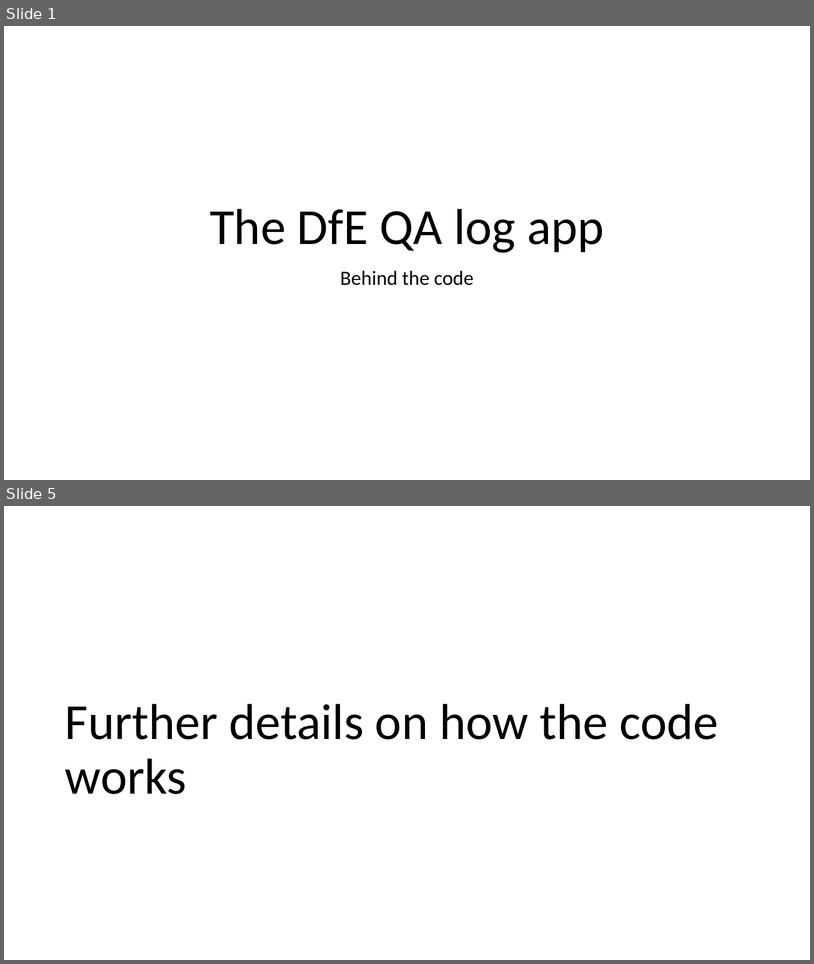
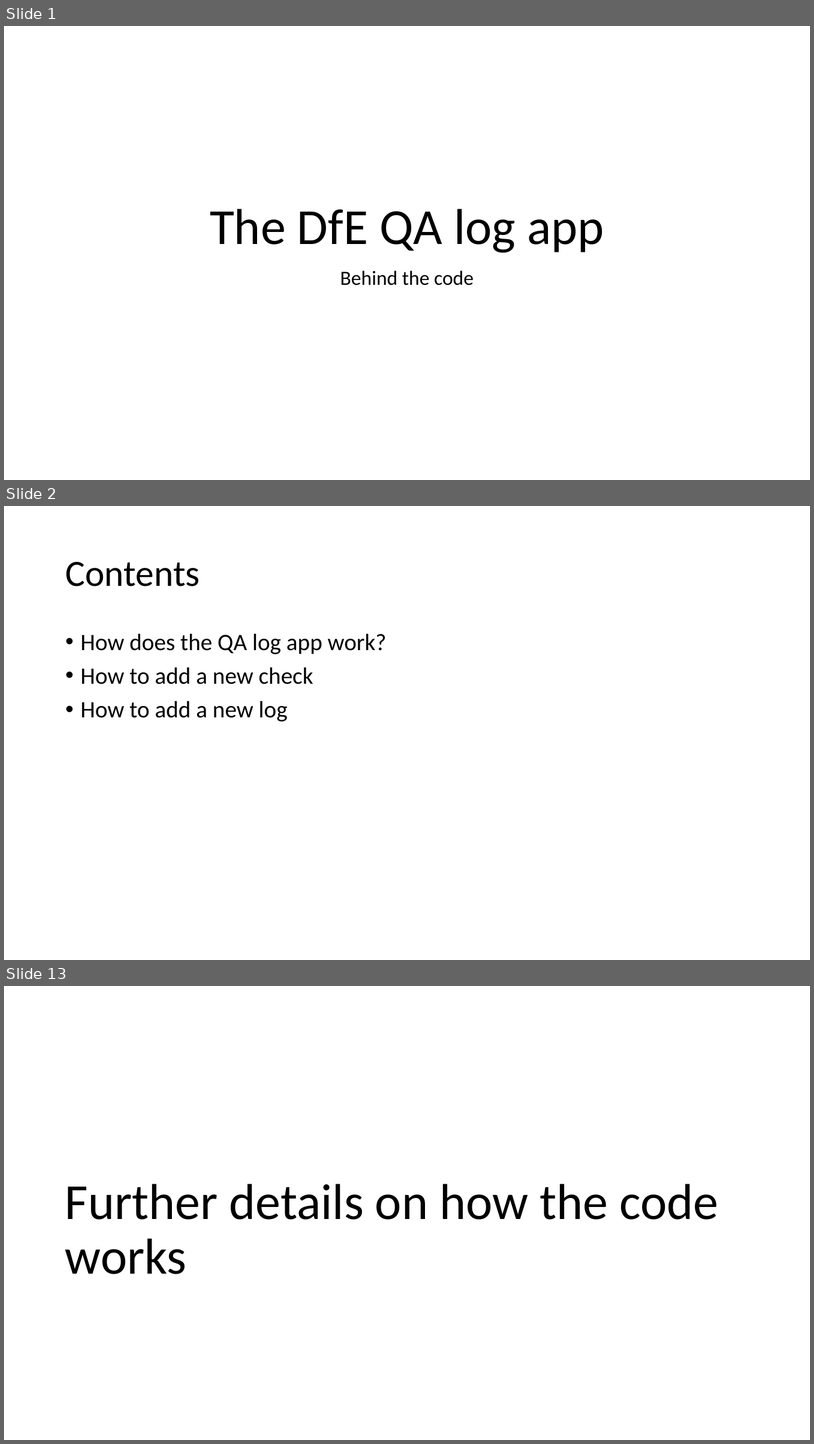
Before and after one commit to tmorley1/qa_log_app, a slide deck: QA log app - behind the code.pptx. Shown one above the other, each under a label of ours: slides 1 and 5 before the commit, slides 1, 2 and 13 after it; the slides between them are not shown. The pictures are 814x964 and 814x1444 pixels, drawn with LibreOffice and Linux fonts; fonts in the diff are those of the drawing. Boxes give left, top, right and bottom in pixels: in the first picture for what was removed or moved away, otherwise in the second. Text is boxed around its words. In the diff, an @@ line names an element or a change of style, - is before the commit and + after.

```diff
--- a/QA log app - behind the code.pptx
+++ b/QA log app - behind the code.pptx
@@ slide 2 added at (4, 506, 810, 960), background #FFFFFF @@
@@ title added at (65, 562, 200, 586), 44 pt, text #000000 @@
+Contents
@@ text added at (81, 633, 387, 721), 28 pt, text #000000 @@
+• How does the QA log app work?
+• How to add a new check
+• How to add a new log
@@ what was slide 5 is now slide 13 @@
```
Also in this commit, not shown: 3 slides changed, 7 other slides added, 5 other files.
